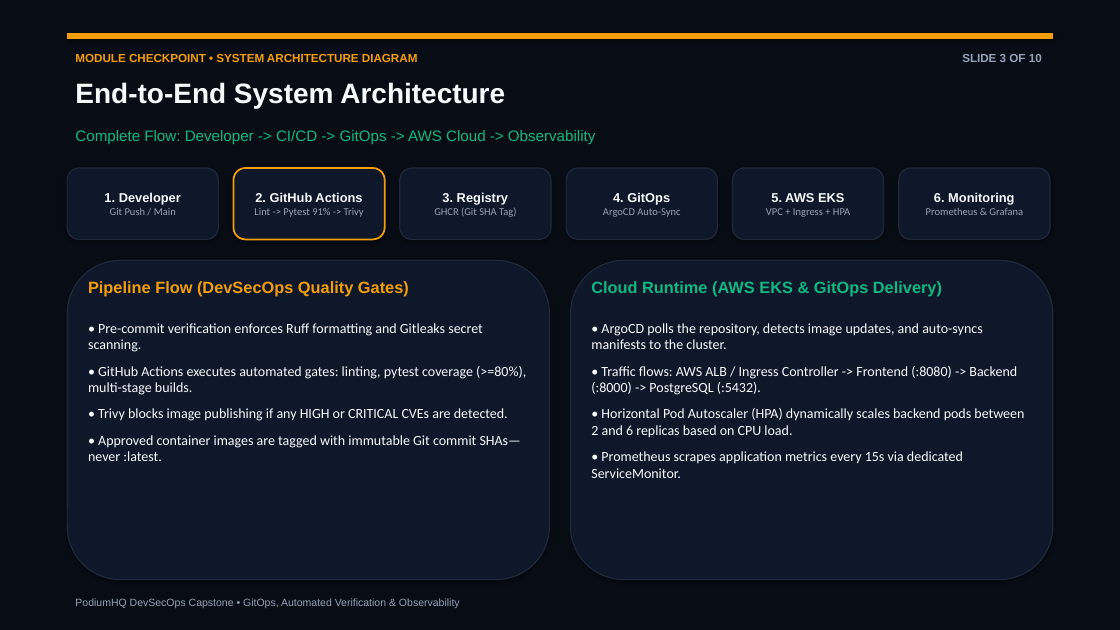
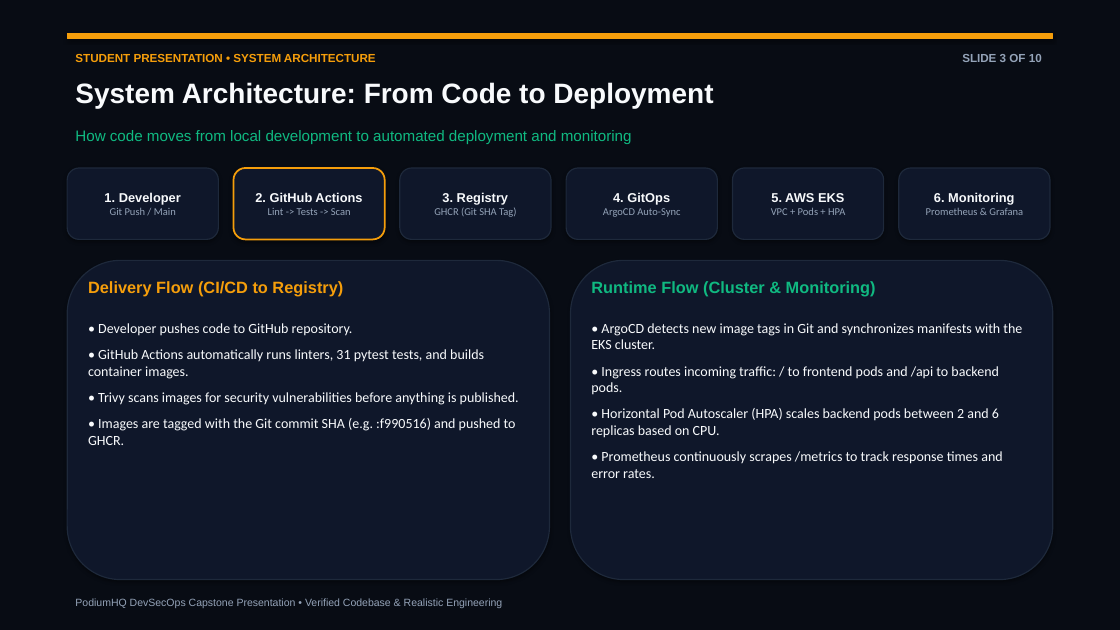
Before and after one commit to nandakishore-dasari/podiumHQ, a slide deck: slide 3 of demo/presentation.pptx. Drawn at 1120x630 pixels with LibreOffice and Linux fonts; fonts in the diff are those of the drawing. Boxes give left, top, right and bottom in pixels: in the first picture for what was removed or moved away, otherwise in the second. Text is boxed around its words. In the diff, an @@ line names an element or a change of style, - is before the commit and + after.

Commit message:
docs(presentation): personalize slides with student credentials (D.N.Nanda kishore, Roll: 10024, Batch: A) [skip ci]

```diff
--- a/demo/presentation.pptx
+++ b/demo/presentation.pptx
@@ text at box(75, 54, 376, 62): text changed @@
-MODULE CHECKPOINT • SYSTEM ARCHITECTURE DIAGRAM
+STUDENT PRESENTATION • SYSTEM ARCHITECTURE
@@ text at box(75, 82, 713, 108): text changed @@
-End-to-End System Architecture
+System Architecture: From Code to Deployment
@@ text at box(75, 130, 632, 144): text changed @@
-Complete Flow: Developer -> CI/CD -> GitOps -> AWS Cloud -> Observability
+How code moves from local development to automated deployment and monitoring
@@ text in rounded rectangle at box(268, 208, 351, 215): text changed @@
-Lint -> Pytest 91% -> Trivy
+Lint -> Tests -> Scan
@@ text in rounded rectangle at box(771, 208, 845, 215): text changed @@
-VPC + Ingress + HPA
+VPC + Pods + HPA
@@ text at box(88, 281, 343, 297): text changed @@
-Pipeline Flow (DevSecOps Quality Gates)
+Delivery Flow (CI/CD to Registry)
@@ text at box(591, 281, 876, 297): text changed @@
-Cloud Runtime (AWS EKS & GitOps Delivery)
+Runtime Flow (Cluster & Monitoring)
@@ text at box(88, 323, 519, 445): text changed @@
-• Pre-commit verification enforces Ruff formatting and Gitleaks secret scanning.
-• GitHub Actions executes automated gates: linting, pytest coverage (>=80%), multi-stage builds.
-• Trivy blocks image publishing if any HIGH or CRITICAL CVEs are detected.
-• Approved container images are tagged with immutable Git commit SHAs—never :latest.
+• Developer pushes code to GitHub repository.
+• GitHub Actions automatically runs linters, 31 pytest tests, and builds container images.
+• Trivy scans images for security vulnerabilities before anything is published.
+• Images are tagged with the Git commit SHA (e.g. :f990516) and pushed to GHCR.
@@ text at box(591, 323, 1022, 478): text changed @@
-• ArgoCD polls the repository, detects image updates, and auto-syncs manifests to the cluster.
-• Traffic flows: AWS ALB / Ingress Controller -> Frontend (:8080) -> Backend (:8000) -> PostgreSQL (:5432).
-• Horizontal Pod Autoscaler (HPA) dynamically scales backend pods between 2 and 6 replicas based on CPU load.
-• Prometheus scrapes application metrics every 15s via dedicated ServiceMonitor.
+• ArgoCD detects new image tags in Git and synchronizes manifests with the EKS cluster.
+• Ingress routes incoming traffic: / to frontend pods and /api to backend pods.
+• Horizontal Pod Autoscaler (HPA) scales backend pods between 2 and 6 replicas based on CPU.
+• Prometheus continuously scrapes /metrics to track response times and error rates.
@@ text at box(75, 598, 502, 608): text changed @@
-PodiumHQ DevSecOps Capstone • GitOps, Automated Verification & Observability
+PodiumHQ DevSecOps Capstone Presentation • Verified Codebase & Realistic Engineering
```
Also in this commit, not shown: 9 other slides changed, 3 other files.
